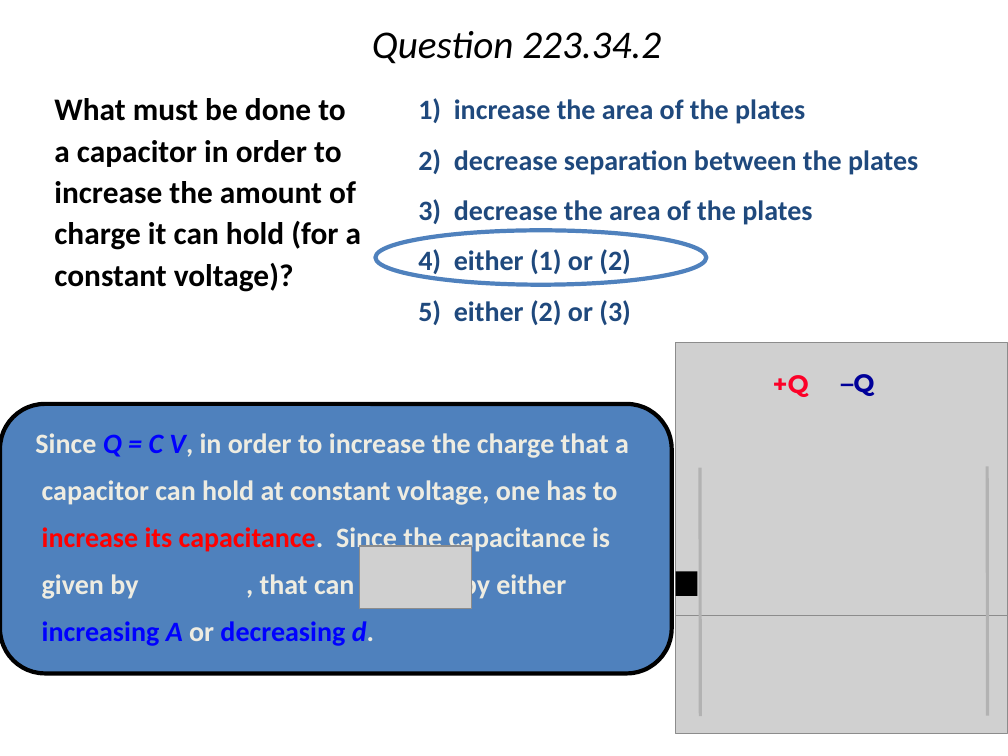
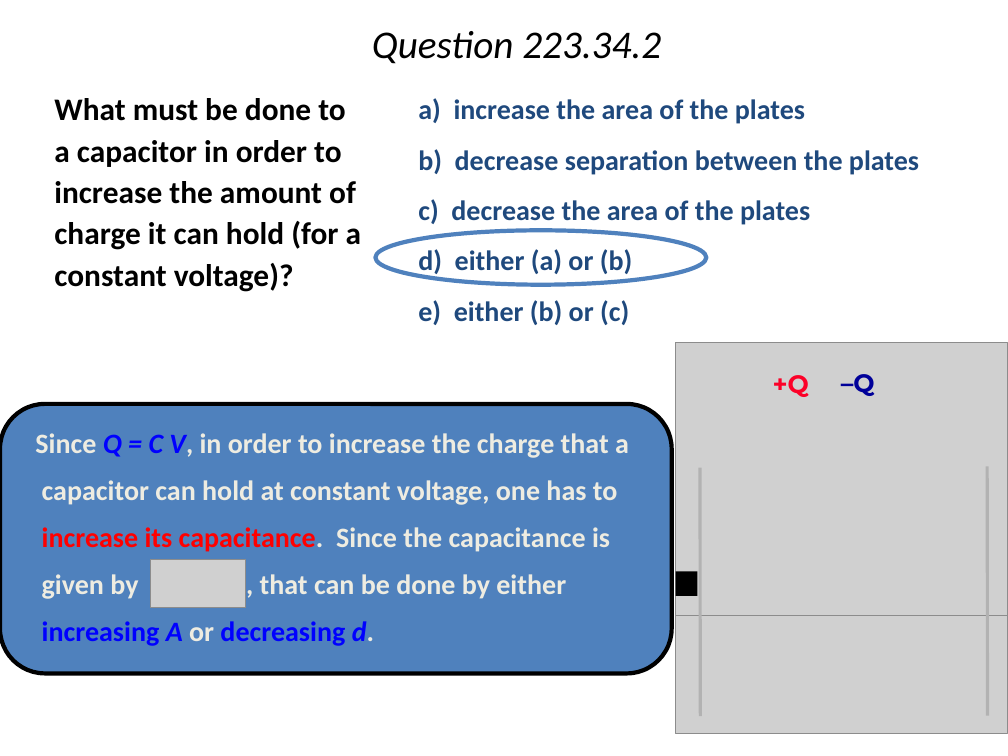
Before and after one commit to rtlines/PH223-Engineering-Physics, a slide deck: slide 8 of Slides/PH223_Lecture_34.pptx. Drawn at 1008x756 pixels with LibreOffice and Linux fonts; fonts in the diff are those of the drawing; grey boxes stand for pictures. Boxes give left, top, right and bottom in pixels: in the first picture for what was removed or moved away, otherwise in the second. Text is boxed around its words. In the diff, an @@ line names an element or a change of style, - is before the commit and + after.

```diff
--- a/Slides/PH223_Lecture_34.pptx
+++ b/Slides/PH223_Lecture_34.pptx
@@ text at <box>418,98,919,325</box>: text changed @@
-1) increase the area of the plates
-2) decrease separation between the plates
-3) decrease the area of the plates
-4) either (1) or (2)
-5) either (2) or (3)
+a) increase the area of the plates
+b) decrease separation between the plates
+c) decrease the area of the plates
+d) either (a) or (b)
+e) either (b) or (c)
@@ picture added at <box>150,559,245,608</box> @@
@@ picture removed at <box>360,546,472,609</box> @@
```
Also in this commit, not shown: 9 other slides changed, 4 other files.
